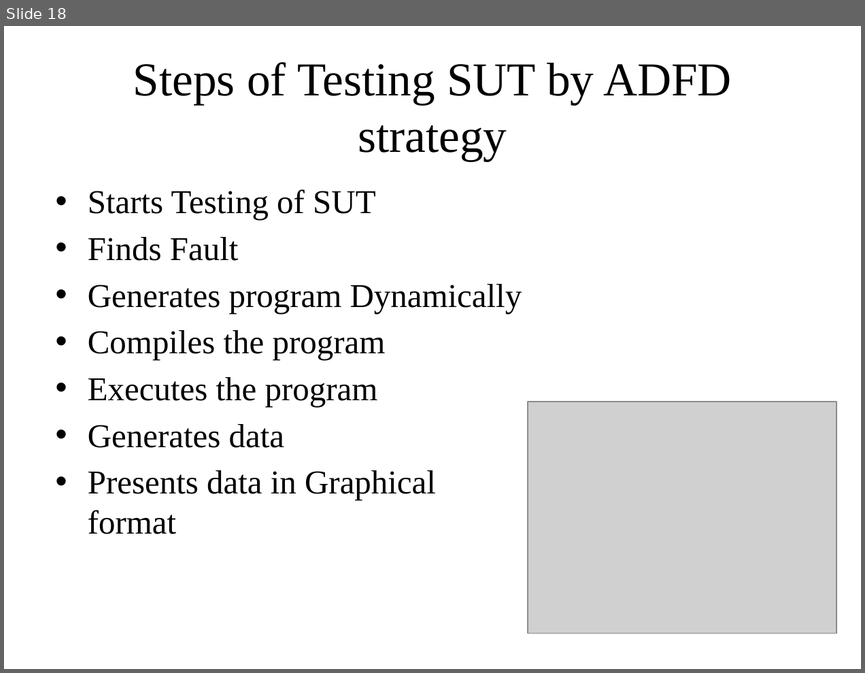
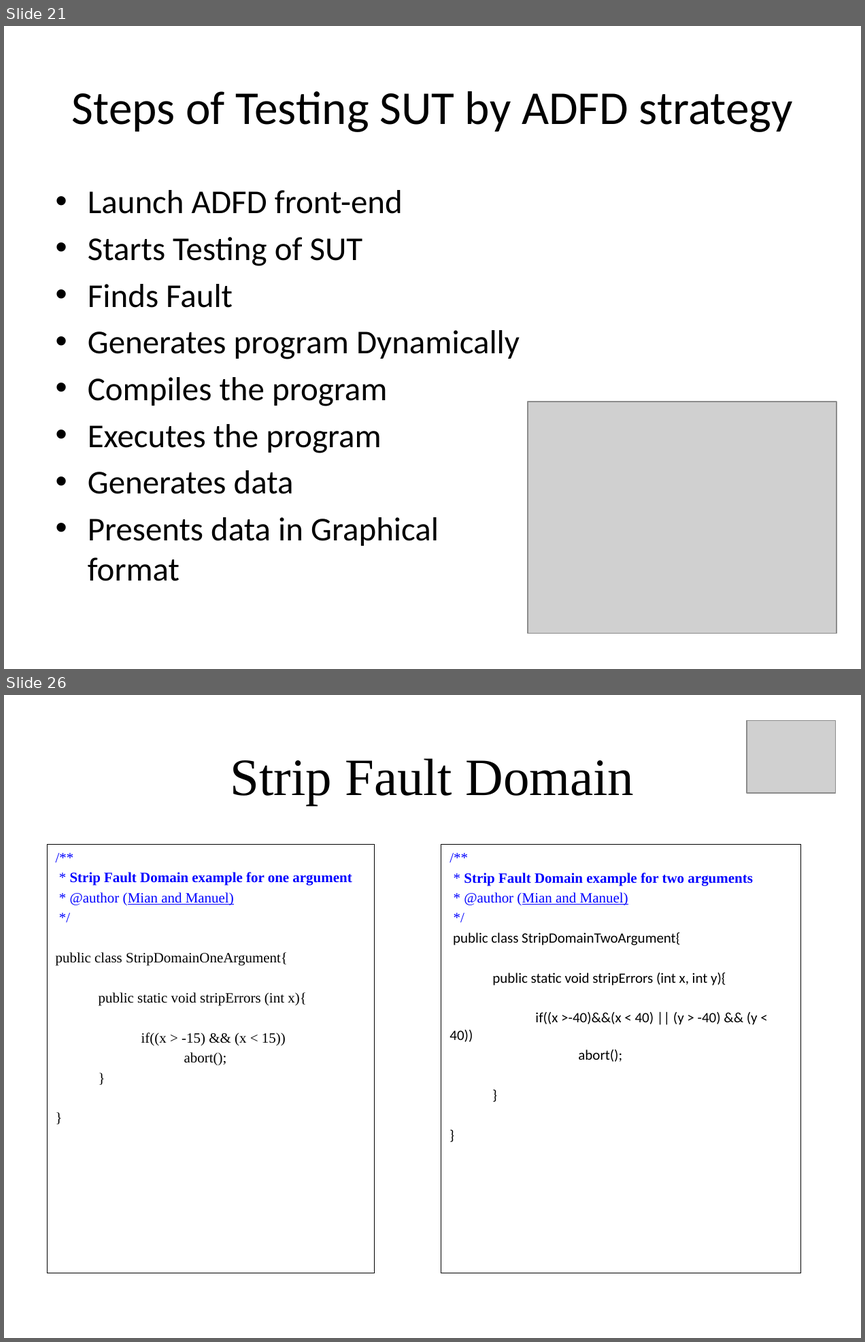
Before and after one commit to maochy/yeti-test, a slide deck: ThesisSeminar/newOne.pptx. Shown one above the other, each under a label of ours: slide 18 before the commit, slides 21 and 26 after it; the slides between them are not shown. The pictures are 865x673 and 865x1342 pixels, drawn with LibreOffice and Linux fonts; fonts in the diff are those of the drawing; grey boxes stand for pictures. Boxes give left, top, right and bottom in pixels: in the first picture for what was removed or moved away, otherwise in the second. Text is boxed around its words. In the diff, an @@ line names an element or a change of style, - is before the commit and + after.

```diff
--- a/ThesisSeminar/newOne.pptx
+++ b/ThesisSeminar/newOne.pptx
@@ slide 26 added at (4, 695, 861, 1338), background #FFFFFF @@
@@ picture added at (747, 721, 835, 793) @@
@@ title added at (230, 758, 634, 805), 44 pt, text #000000 @@
+Strip Fault Domain
@@ rectangle added at (47, 844, 374, 1272), outline #000000 0.75 pt, 12 pt, text #000000 @@
+/**
+* Strip Fault Domain example for one argument
+* @author (Mian and Manuel)
+*/
+public class StripDomainOneArgument{
+public static void stripErrors (int x){
+if((x > -15) && (x < 15))
+abort();
+}
+}
@@ text added at (441, 844, 800, 1272), outline #000000 0.75 pt, 12 pt, text #000000 @@
+/**
+* Strip Fault Domain example for two arguments
+* @author (Mian and Manuel)
+*/
+public class StripDomainTwoArgument{
+public static void stripErrors (int x, int y){
+if((x >-40)&&(x < 40) || (y > -40) && (y < 40))
+abort();
+  }
+}
@@ what was slide 18 is now slide 21 @@
@@ slide 21 changed as well @@
@@ title "Steps of Testing SUT by ..." at (72, 91, 793, 132): font Times New Roman to Calibri @@
@@ text at (88, 190, 402, 214): paragraph added @@
+• Launch ADFD front-end
@@ text at (88, 237, 519, 581): font Times New Roman to Calibri in "Starts Testing of SUT", "Finds Fault", "Generates program Dynamically", "Compiles the program" and 3 more places @@
```
Also in this commit, not shown: 18 other slides changed, 9 other slides added, 1 slide removed, 1 other file.
